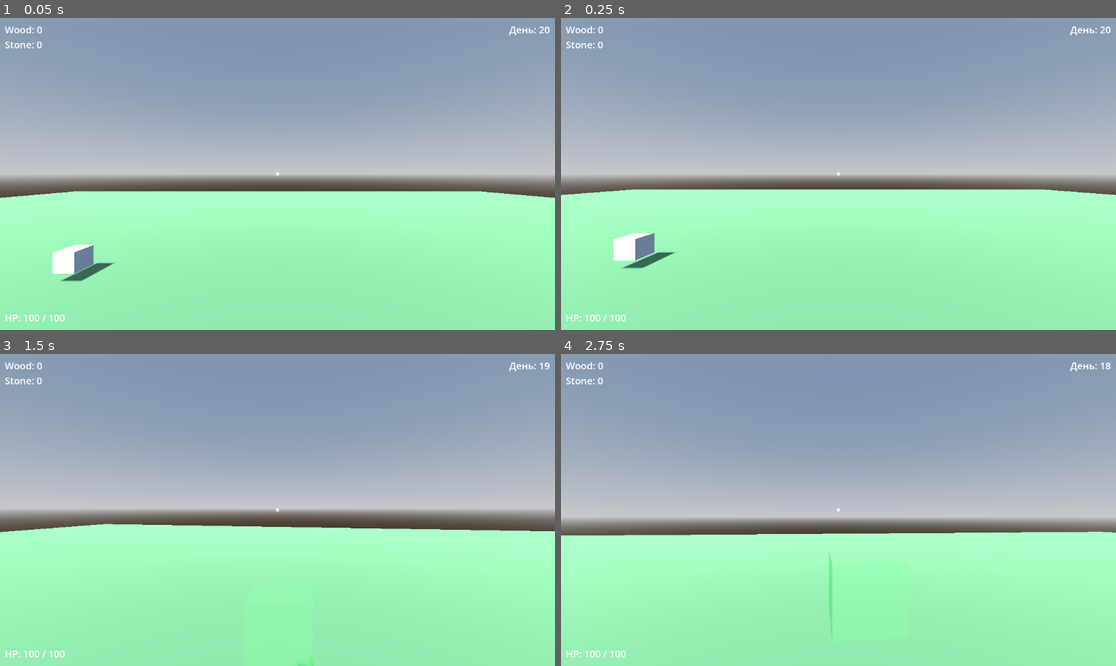
Above: before the commit, frames 1-4 (two rows, left to right).
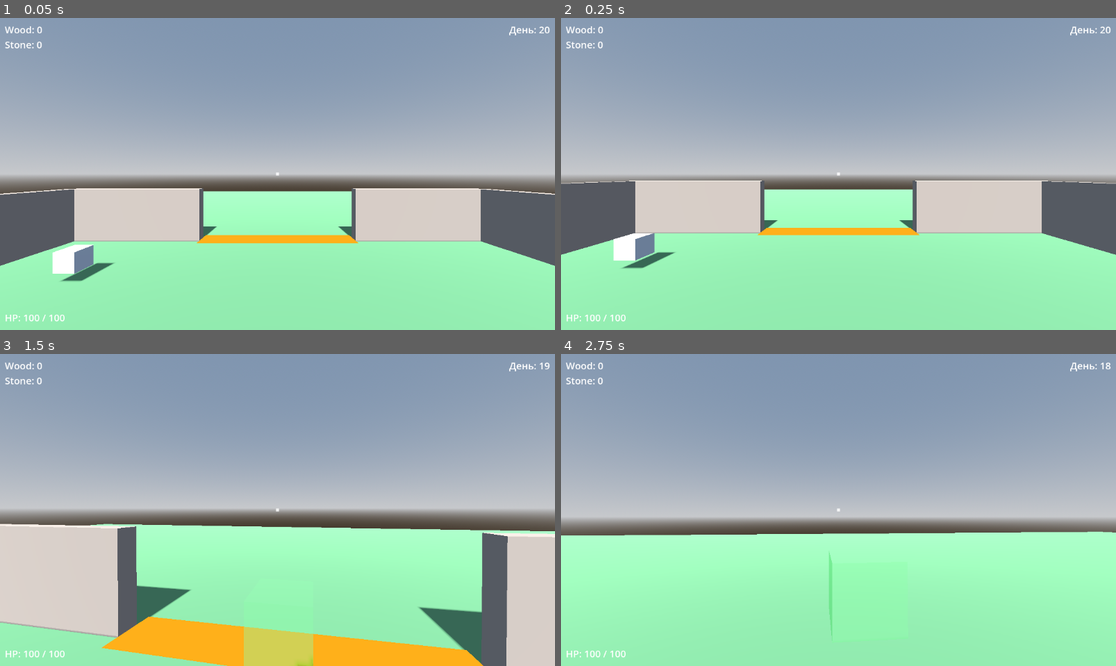
Above: after the commit, the same moments.

Repository: kem4ikkk/ubeziche
Game: Godot game, scene res://scenes/main.tscn
Same seed, same stepped clock (60 frames per second), same inputs: the game is played once before the commit and once after it.
Inputs (mouse positions are in pixels of both pictures, inside the frame that each line leads up to):
- Up to frame 1 (0.05 s): no input
- Up to frame 2 (0.25 s): no input
- Up to frame 3 (1.5 s): tap Enter at 0.5 s; move the mouse to (305, 510) at 0.52 s; hold W from 0.53 s (still down); tap R at 0.6 s; click (305, 510) at 0.67 s; tap Space at 0.77 s; move the mouse to (249, 510) at 1.27 s; tap B at 1.35 s
- Up to frame 4 (2.75 s): keep holding W; tap Space at 1.52 s; move the mouse to (849, 503) at 2.02 s; tap C at 2.1 s

The runs differ from the first frame. In frame 1, 14% of the frame differs, in the area x 0-100%, y 54-80%; in frame 2, 14%; in frame 3, 22%, in the area x 0-100%, y 54-100%; in frame 4, nothing differs.

Commit message:
Разбор режима Shelter, переработка плана ЭТАПА 4, реализован Этап 4.1
- docs/CS_NZ_SHELTER_ANALYSIS.md: полный разбор оригинального режима
  «Shelter» (CS Nexon Zombies) — 16 разделов + таблица сопоставления
  с текущим состоянием прототипа (включая находки из веб-поиска)
- ROADMAP.md / PROGRESS.md: ЭТАП 4 переупорядочен по приоритету —
  ядро (4.1 убежище с проёмами, 4.2 приоритет атаки зомби на постройки,
  4.3 ремонт баррикад, 4.4 зомби-танк, 4.5 рост сложности между ночами)
  делается первым; экономика, спец-постройки, Juggernaut, эвакуация,
  классы — после ядра
- Этап 4.1 реализован: main.tscn — арена огорожена периметром из 7
  статичных сегментов (запад сплошной, север/восток/юг с проёмами),
  3 проёма помечены оранжевыми маркерами; 6 точек спавна зомби перенесены
  наружу так, что прямая до игрока проходит через ближний проём

Diff:
--- a/scenes/main.tscn
+++ b/scenes/main.tscn
@@ -27,6 +27,22 @@
 
 [sub_resource type="WorldBoundaryShape3D" id="WorldBoundaryShape3D_1"]
 
+[sub_resource type="BoxMesh" id="BoxMesh_unit"]
+size = Vector3(1, 1, 1)
+
+[sub_resource type="BoxShape3D" id="BoxShape3D_unit"]
+size = Vector3(1, 1, 1)
+
+[sub_resource type="StandardMaterial3D" id="StandardMaterial3D_perimeter"]
+albedo_color = Color(0.45, 0.4, 0.35, 1)
+
+[sub_resource type="PlaneMesh" id="PlaneMesh_unit"]
+size = Vector2(1, 1)
+
+[sub_resource type="StandardMaterial3D" id="StandardMaterial3D_opening"]
+albedo_color = Color(1, 0.55, 0.1, 1)
+shading_mode = 0
+
 [node name="Main" type="Node3D"]
 
 [node name="WorldEnvironment" type="WorldEnvironment" parent="."]
@@ -44,6 +60,109 @@
 
 [node name="CollisionShape3D" type="CollisionShape3D" parent="Ground"]
 shape = SubResource("WorldBoundaryShape3D_1")
+
+[node name="ShelterPerimeter" type="Node3D" parent="."]
+
+[node name="NorthLeft" type="StaticBody3D" parent="ShelterPerimeter"]
+transform = Transform3D(5, 0, 0, 0, 2, 0, 0, 0, 0.4, -5.5, 1, -8)
+collision_layer = 1
+collision_mask = 1
+
+[node name="MeshInstance3D" type="MeshInstance3D" parent="ShelterPerimeter/NorthLeft"]
+mesh = SubResource("BoxMesh_unit")
+surface_material_override/0 = SubResource("StandardMaterial3D_perimeter")
+
+[node name="CollisionShape3D" type="CollisionShape3D" parent="ShelterPerimeter/NorthLeft"]
+shape = SubResource("BoxShape3D_unit")
+
+[node name="NorthRight" type="StaticBody3D" parent="ShelterPerimeter"]
+transform = Transform3D(5, 0, 0, 0, 2, 0, 0, 0, 0.4, 5.5, 1, -8)
+collision_layer = 1
+collision_mask = 1
+
+[node name="MeshInstance3D" type="MeshInstance3D" parent="ShelterPerimeter/NorthRight"]
+mesh = SubResource("BoxMesh_unit")
+surface_material_override/0 = SubResource("StandardMaterial3D_perimeter")
+
+[node name="CollisionShape3D" type="CollisionShape3D" parent="ShelterPerimeter/NorthRight"]
+shape = SubResource("BoxShape3D_unit")
+
+[node name="SouthLeft" type="StaticBody3D" parent="ShelterPerimeter"]
+transform = Transform3D(7, 0, 0, 0, 2, 0, 0, 0, 0.4, -4.5, 1, 8)
+collision_layer = 1
+collision_mask = 1
+
+[node name="MeshInstance3D" type="MeshInstance3D" parent="ShelterPerimeter/SouthLeft"]
+mesh = SubResource("BoxMesh_unit")
+surface_material_override/0 = SubResource("StandardMaterial3D_perimeter")
+
+[node name="CollisionShape3D" type="CollisionShape3D" parent="ShelterPerimeter/SouthLeft"]
+shape = SubResource("BoxShape3D_unit")
+
+[node name="SouthRight" type="StaticBody3D" parent="ShelterPerimeter"]
+transform = Transform3D(4, 0, 0, 0, 2, 0, 0, 0, 0.4, 6, 1, 8)
+collision_layer = 1
+collision_mask = 1
+
+[node name="MeshInstance3D" type="MeshInstance3D" parent="ShelterPerimeter/SouthRight"]
+mesh = SubResource("BoxMesh_unit")
+surface_material_override/0 = SubResource("StandardMaterial3D_perimeter")
+
+[node name="CollisionShape3D" type="CollisionShape3D" parent="ShelterPerimeter/SouthRight"]
+shape = SubResource("BoxShape3D_unit")
+
+[node name="EastTop" type="StaticBody3D" parent="ShelterPerimeter"]
+transform = Transform3D(0.4, 0, 0, 0, 2, 0, 0, 0, 7, 8, 1, -4.5)
+collision_layer = 1
+collision_mask = 1
+
+[node name="MeshInstance3D" type="MeshInstance3D" parent="ShelterPerimeter/EastTop"]
+mesh = SubResource("BoxMesh_unit")
+surface_material_override/0 = SubResource("StandardMaterial3D_perimeter")
+
+[node name="CollisionShape3D" type="CollisionShape3D" parent="ShelterPerimeter/EastTop"]
+shape = SubResource("BoxShape3D_unit")
+
+[node name="EastBottom" type="StaticBody3D" parent="ShelterPerimeter"]
+transform = Transform3D(0.4, 0, 0, 0, 2, 0, 0, 0, 4, 8, 1, 6)
+collision_layer = 1
+collision_mask = 1
+
+[node name="MeshInstance3D" type="MeshInstance3D" parent="ShelterPerimeter/EastBottom"]
+mesh = SubResource("BoxMesh_unit")
+surface_material_override/0 = SubResource("StandardMaterial3D_perimeter")
+
+[node name="CollisionShape3D" type="CollisionShape3D" parent="ShelterPerimeter/EastBottom"]
+shape = SubResource("BoxShape3D_unit")
+
+[node name="West" type="StaticBody3D" parent="ShelterPerimeter"]
+transform = Transform3D(0.4, 0, 0, 0, 2, 0, 0, 0, 16, -8, 1, 0)
+collision_layer = 1
+collision_mask = 1
+
+[node name="MeshInstance3D" type="MeshInstance3D" parent="ShelterPerimeter/West"]
+mesh = SubResource("BoxMesh_unit")
+surface_material_override/0 = SubResource("StandardMaterial3D_perimeter")
+
+[node name="CollisionShape3D" type="CollisionShape3D" parent="ShelterPerimeter/West"]
+shape = SubResource("BoxShape3D_unit")
+
+[node name="Openings" type="Node3D" parent="."]
+
+[node name="NorthOpening" type="MeshInstance3D" parent="Openings"]
+transform = Transform3D(6, 0, 0, 0, 1, 0, 0, 0, 1, 0, 0.02, -8)
+mesh = SubResource("PlaneMesh_unit")
+surface_material_override/0 = SubResource("StandardMaterial3D_opening")
+
+[node name="EastOpening" type="MeshInstance3D" parent="Openings"]
+transform = Transform3D(1, 0, 0, 0, 1, 0, 0, 0, 5, 8, 0.02, 1.5)
+mesh = SubResource("PlaneMesh_unit")
+surface_material_override/0 = SubResource("StandardMaterial3D_opening")
+
+[node name="SouthOpening" type="MeshInstance3D" parent="Openings"]
+transform = Transform3D(5, 0, 0, 0, 1, 0, 0, 0, 1, 1.5, 0.02, 8)
+mesh = SubResource("PlaneMesh_unit")
+surface_material_override/0 = SubResource("StandardMaterial3D_opening")
 
 [node name="Player" parent="." instance=ExtResource("1_player")]
 transform = Transform3D(1, 0, 0, 0, 1, 0, 0, 0, 1, 0, 1, 0)
@@ -71,22 +190,22 @@
 [node name="SpawnPoints" type="Node3D" parent="WaveManager"]
 
 [node name="Spawn1" type="Marker3D" parent="WaveManager/SpawnPoints"]
-transform = Transform3D(1, 0, 0, 0, 1, 0, 0, 0, 1, 12, 0, -12)
+transform = Transform3D(1, 0, 0, 0, 1, 0, 0, 0, 1, 0, 0, -13)
 
 [node name="Spawn2" type="Marker3D" parent="WaveManager/SpawnPoints"]
-transform = Transform3D(1, 0, 0, 0, 1, 0, 0, 0, 1, -12, 0, -12)
+transform = Transform3D(1, 0, 0, 0, 1, 0, 0, 0, 1, 2, 0, -13)
 
 [node name="Spawn3" type="Marker3D" parent="WaveManager/SpawnPoints"]
-transform = Transform3D(1, 0, 0, 0, 1, 0, 0, 0, 1, 12, 0, 12)
+transform = Transform3D(1, 0, 0, 0, 1, 0, 0, 0, 1, 13, 0, 0)
 
 [node name="Spawn4" type="Marker3D" parent="WaveManager/SpawnPoints"]
-transform = Transform3D(1, 0, 0, 0, 1, 0, 0, 0, 1, -12, 0, 12)
+transform = Transform3D(1, 0, 0, 0, 1, 0, 0, 0, 1, 13, 0, 3)
 
 [node name="Spawn5" type="Marker3D" parent="WaveManager/SpawnPoints"]
-transform = Transform3D(1, 0, 0, 0, 1, 0, 0, 0, 1, 0, 0, -15)
+transform = Transform3D(1, 0, 0, 0, 1, 0, 0, 0, 1, 0, 0, 13)
 
 [node name="Spawn6" type="Marker3D" parent="WaveManager/SpawnPoints"]
-transform = Transform3D(1, 0, 0, 0, 1, 0, 0, 0, 1, 0, 0, 15)
+transform = Transform3D(1, 0, 0, 0, 1, 0, 0, 0, 1, 2, 0, 13)
 
 [node name="Resources" type="Node3D" parent="."]
 
Not shown: 1 places in scenes/main.tscn that only renumber resources
Not shown, added: docs/CS_NZ_SHELTER_ANALYSIS.md
Not shown, changed: docs/PROGRESS.md
Not shown, changed: docs/ROADMAP.md
